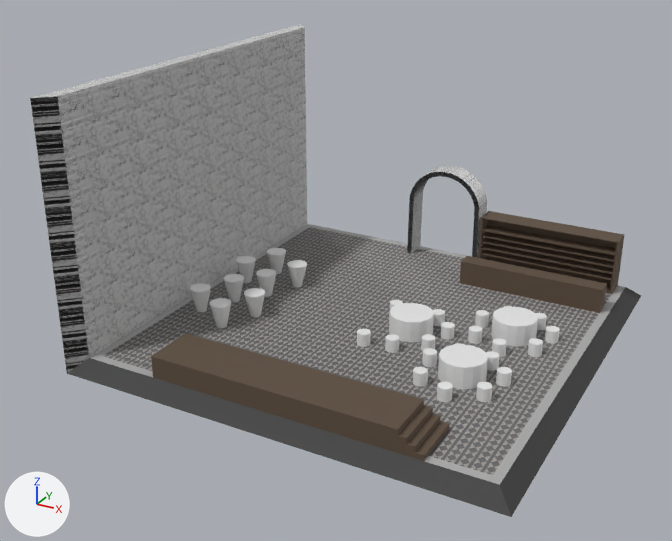
Two versions of the Blender file blender/Ballroom.blend, one commit apart.
One viewpoint serves both versions: a camera (50 mm lens) standing at (17.1, -35.2, 20.2) and looking at (-1.2, -1.9, 3.6). The axes (+X, +Y, +Z) are drawn at lower left. The lights are the same throughout.

The first picture shows 'Bar', 'Cube', 'Cylinder.001', 'Floor', 'Stage', 'Table', 'Table.001', 'Table.002', 'Wall02'.
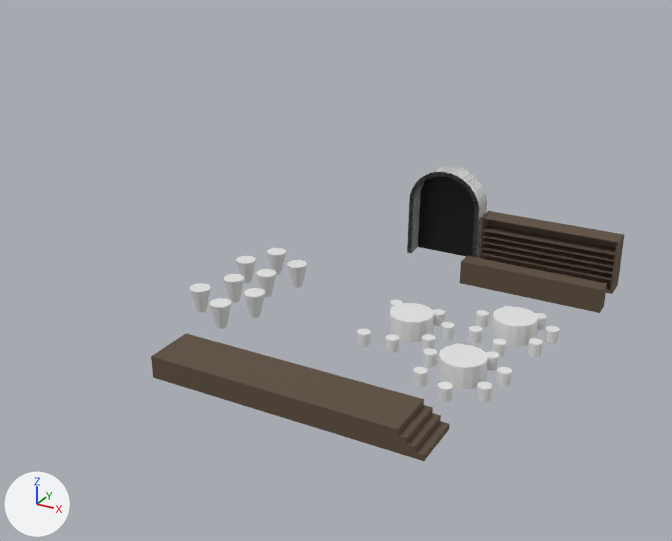
Pixel boxes (x1, y1, x2, y2) of what changed, in the pictures (672 x 541 px; the box of a moved part takes in the faces that stretch with it):
'Wall02', hidden
    before: (30, 25, 307, 373)
'Floor', hidden
    before: (67, 224, 641, 517)
part 1 of me_cylinder_024, moved or reshaped
    before: (421, 173, 439, 182)
    after: (418, 173, 474, 257)

What the commit changed:
Material 'Black' (mat_black) is new.
Its base color is (0.0, 0.0, 0.0) (black #000000).
me_cylinder_024 is used by ob_cylinder_001; location (-0.24, 8.69, 3.52); rotation (1.571, 0.0, 0.0), in degrees (90, 0, 0).
Verts and faces of me_cylinder_024; kept vertices keep their numbers, new ones are numbered from 36.
Before the commit, vertices of me_cylinder_024: 0 (0.0, 2.0, -0.6), 2 (0.39, 1.96, -0.6), 4 (0.77, 1.85, -0.6), 6 (1.11, 1.66, -0.6), 8 (1.41, 1.41, -0.6).
Before the commit, vertices of me_cylinder_024: 10 (1.66, 1.11, -0.6), 12 (1.85, 0.77, -0.6), 14 (2.0, -2.91, -0.6), 16 (-2.0, -2.91, -0.6), 18 (-1.96, 0.39, -0.6).
Before the commit, vertices of me_cylinder_024: 20 (-1.85, 0.77, -0.6), 22 (-1.66, 1.11, -0.6), 24 (-1.41, 1.41, -0.6), 25 (-1.41, 1.41, 0.6), 26 (-1.11, 1.66, -0.6).
Before the commit, vertices of me_cylinder_024: 27 (-1.11, 1.66, 0.6), 28 (-0.77, 1.85, -0.6), 29 (-0.77, 1.85, 0.6), 30 (-0.39, 1.96, -0.6), 31 (-0.39, 1.96, 0.6).
Before the commit, vertices of me_cylinder_024: 34 (1.96, 0.39, -0.6).
me_cylinder_024 had 36 vertices, 16 faces and spanned x -2.0..2.0, y -2.91..2.0, z -0.6..0.6.
me_cylinder_024 now has 36 vertices, 15 faces and spans x -2.0..2.0, y -2.91..2.0, z -0.6..0.6.
Part 1, on me_cylinder_024:
Faces deleted: (24, 25, 27, 26), (26, 27, 29, 28), (28, 29, 31, 30).
New faces: (24, 25, 27, 29, 31, 30, 28, 26) (mat_marblewall).
New faces: (0, 2, 4, 6, 8, 10, 12, 34, 14, 16, 18, 20, 22, 24, 26, 28, 30) (mat_black (black #000000)).
me_cylinder_024 now uses material mat_black (black #000000).
Object 'Wall02' (ob_wall02) is now hidden.
Object 'Floor' (ob_floor) is now hidden.
